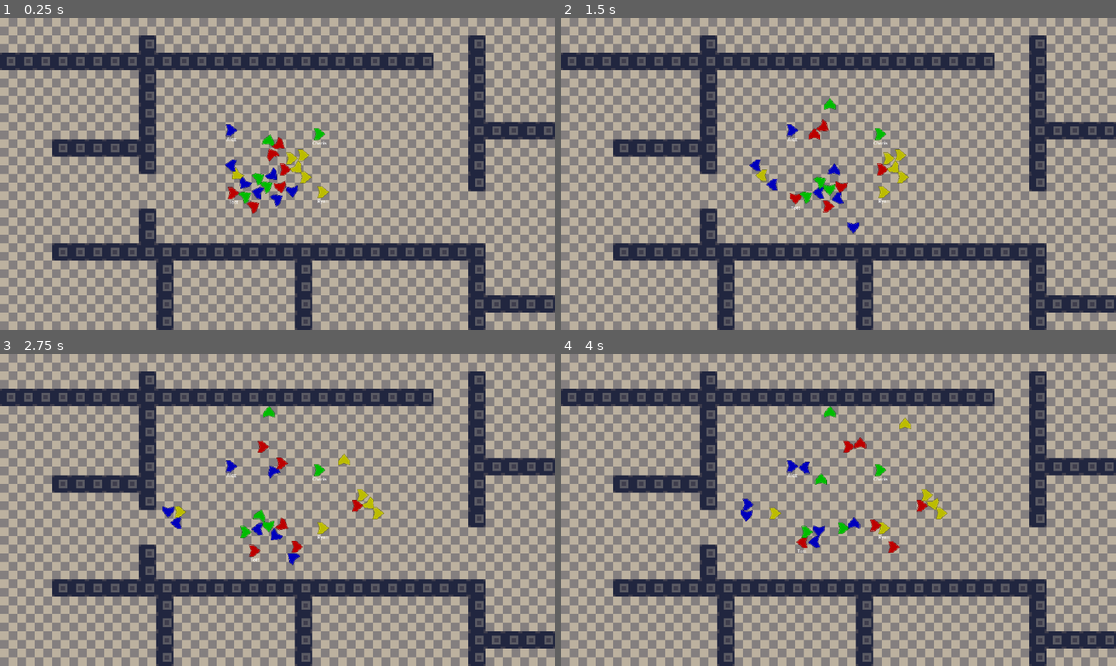
Above: before the commit, frames 1-4 (two rows, left to right).
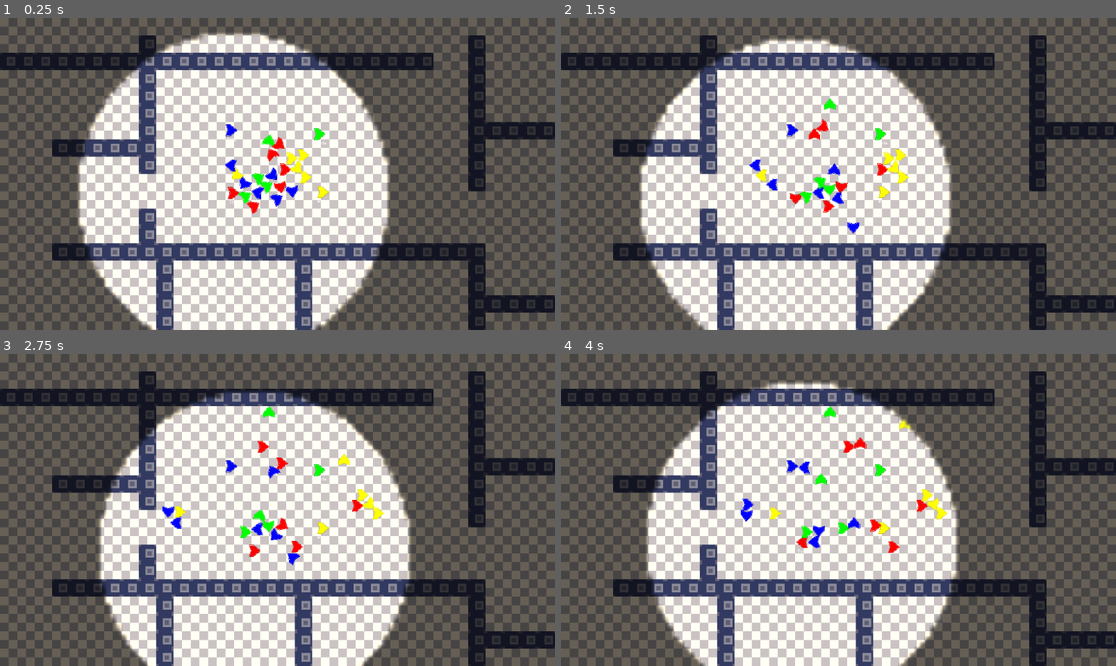
Above: after the commit, the same moments.

Repository: jaTott/bushwhack
Game: Godot game, scene res://scenes/game.tscn
The game is run twice, just before and just after one commit, with the same random seed, the same clock (stepped at 60 frames per second) and the same inputs.
Inputs:
- Up to frame 1 (0.25 s): no input
- Up to frame 2 (1.5 s): hold Right (ui_right) 0.53-1.28 s; hold Down (ui_down) from 1.28 s (still down)
- Up to frame 3 (2.75 s): release Down (ui_down) at 2.03 s; hold Right (ui_right) from 2.03 s (still down)
- Up to frame 4 (4 s): release Right (ui_right) at 2.78 s; hold Up (ui_up) 2.78-3.53 s; hold Left (ui_left) from 3.53 s (still down)

The runs differ from the first frame. In frame 1, 99% of the frame differs, in the area x 0-100%, y 0-100%; in frame 2, 99%; in frame 3, 99%; in frame 4, 99%.

Commit message:
Lighting added to local player
Light rays added to player and NPCs CanvasItemMaterial edited to disappear when not in light.

Diff:
--- a/scenes/NPC.tscn
+++ b/scenes/NPC.tscn
@@ -1,7 +1,10 @@
-[gd_scene load_steps=4 format=3 uid="uid://6kc0l441rch6"]
+[gd_scene load_steps=5 format=3 uid="uid://6kc0l441rch6"]
 
 [ext_resource type="Script" uid="uid://dxxlqbg0btxbw" path="res://scripts/npc.gd" id="1_6xvi5"]
 [ext_resource type="Texture2D" uid="uid://deh170rgg303m" path="res://assets/playerIcon.png" id="2_ktgr7"]
+
+[sub_resource type="CanvasItemMaterial" id="CanvasItemMaterial_6xvi5"]
+light_mode = 2
 
 [sub_resource type="CircleShape2D" id="CircleShape2D_g2els"]
 radius = 20.025
@@ -10,6 +13,7 @@
 script = ExtResource("1_6xvi5")
 
 [node name="Sprite2D" type="Sprite2D" parent="."]
+material = SubResource("CanvasItemMaterial_6xvi5")
 position = Vector2(0, -1.78814e-07)
 scale = Vector2(0.09375, 0.09375)
 texture = ExtResource("2_ktgr7")
--- a/scenes/game.tscn
+++ b/scenes/game.tscn
@@ -128,3 +128,6 @@
 scale = Vector2(7.5, 7.5)
 tile_map_data = PackedByteArray("AADp//T/AQAFAAQAAFDp//X/AQAFAAQAAFDp//b/AQAFAAQAAFDp//f/AQAFAAQAAFDp//j/AQAFAAQAAFDp// …(19056 unchanged characters)…
 tile_set = SubResource("TileSet_p57ef")
+
+[node name="CanvasModulate" type="CanvasModulate" parent="."]
+color = Color(0.537011, 0.537011, 0.537011, 1)
--- a/scenes/player.tscn
+++ b/scenes/player.tscn
@@ -1,10 +1,20 @@
-[gd_scene load_steps=4 format=3 uid="uid://cgam0jfe3d6nt"]
+[gd_scene load_steps=6 format=3 uid="uid://cgam0jfe3d6nt"]
 
 [ext_resource type="Texture2D" uid="uid://deh170rgg303m" path="res://assets/playerIcon.png" id="1_3vyb7"]
 [ext_resource type="Script" uid="uid://dap3sib5puu48" path="res://scripts/player.gd" id="1_g2els"]
 
 [sub_resource type="CircleShape2D" id="CircleShape2D_g2els"]
 radius = 15.0
+
+[sub_resource type="Gradient" id="Gradient_g2els"]
+offsets = PackedFloat32Array(0.675768, 0.682594)
+colors = PackedColorArray(1, 1, 1, 1, 0, 0, 0, 0)
+
+[sub_resource type="GradientTexture2D" id="GradientTexture2D_qhqgy"]
+gradient = SubResource("Gradient_g2els")
+fill = 1
+fill_from = Vector2(0.5, 0.5)
+metadata/_snap_enabled = true
 
 [node name="Player" type="CharacterBody2D"]
 script = ExtResource("1_g2els")
@@ -25,3 +35,7 @@
 text = "test"
 horizontal_alignment = 1
 vertical_alignment = 2
+
+[node name="PointLight2D" type="PointLight2D" parent="."]
+scale = Vector2(17.9063, 18.4063)
+texture = SubResource("GradientTexture2D_qhqgy")
--- a/scripts/player.gd
+++ b/scripts/player.gd
@@ -11,6 +11,7 @@
 func _ready():
 	$Sprite2D.modulate = player_color
 	$Label.set_text(player_name)
+	$PointLight2D.enabled = is_local
 
 	# only the local player should have an active camera
 	#$Camera2D.enabled = is_local
